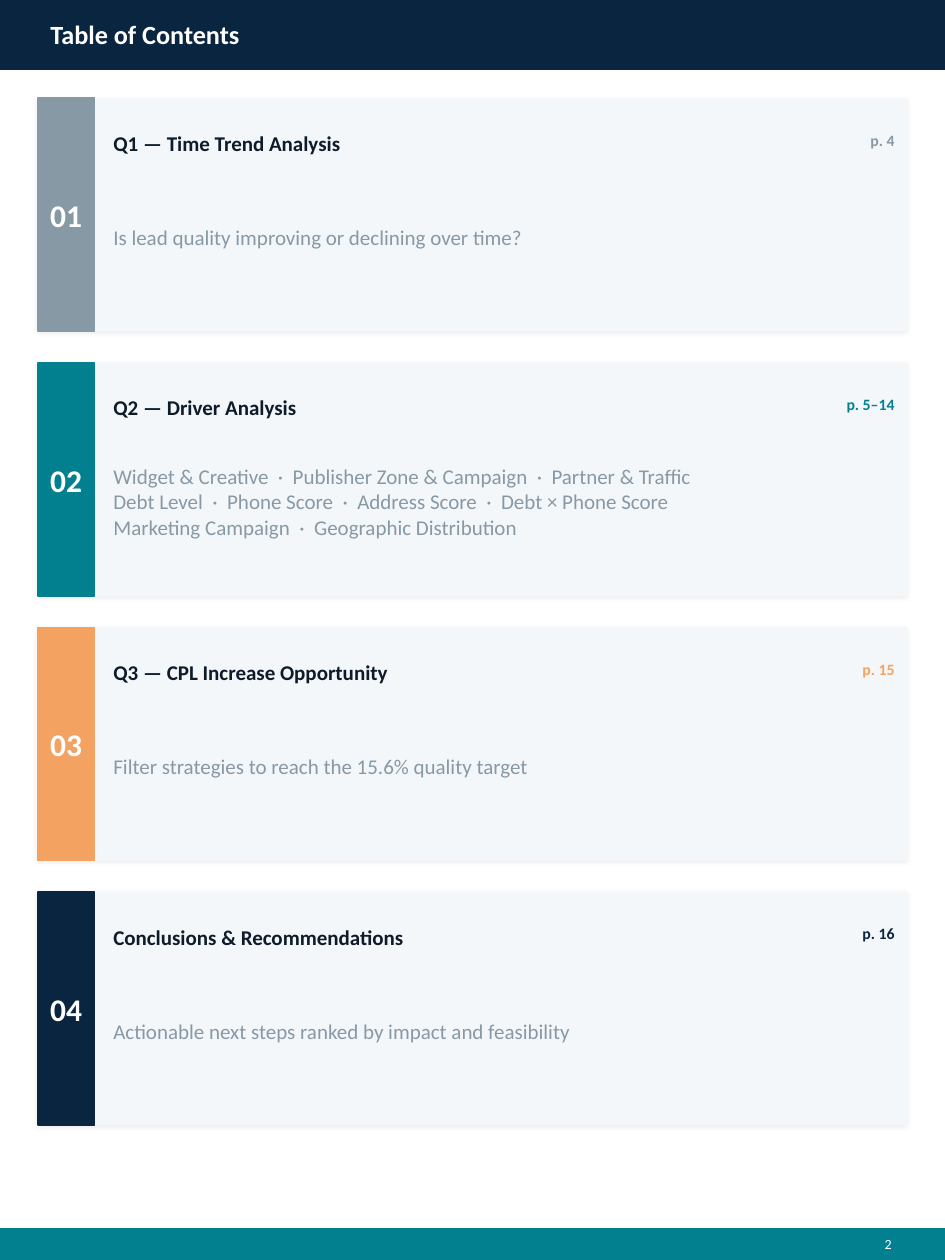
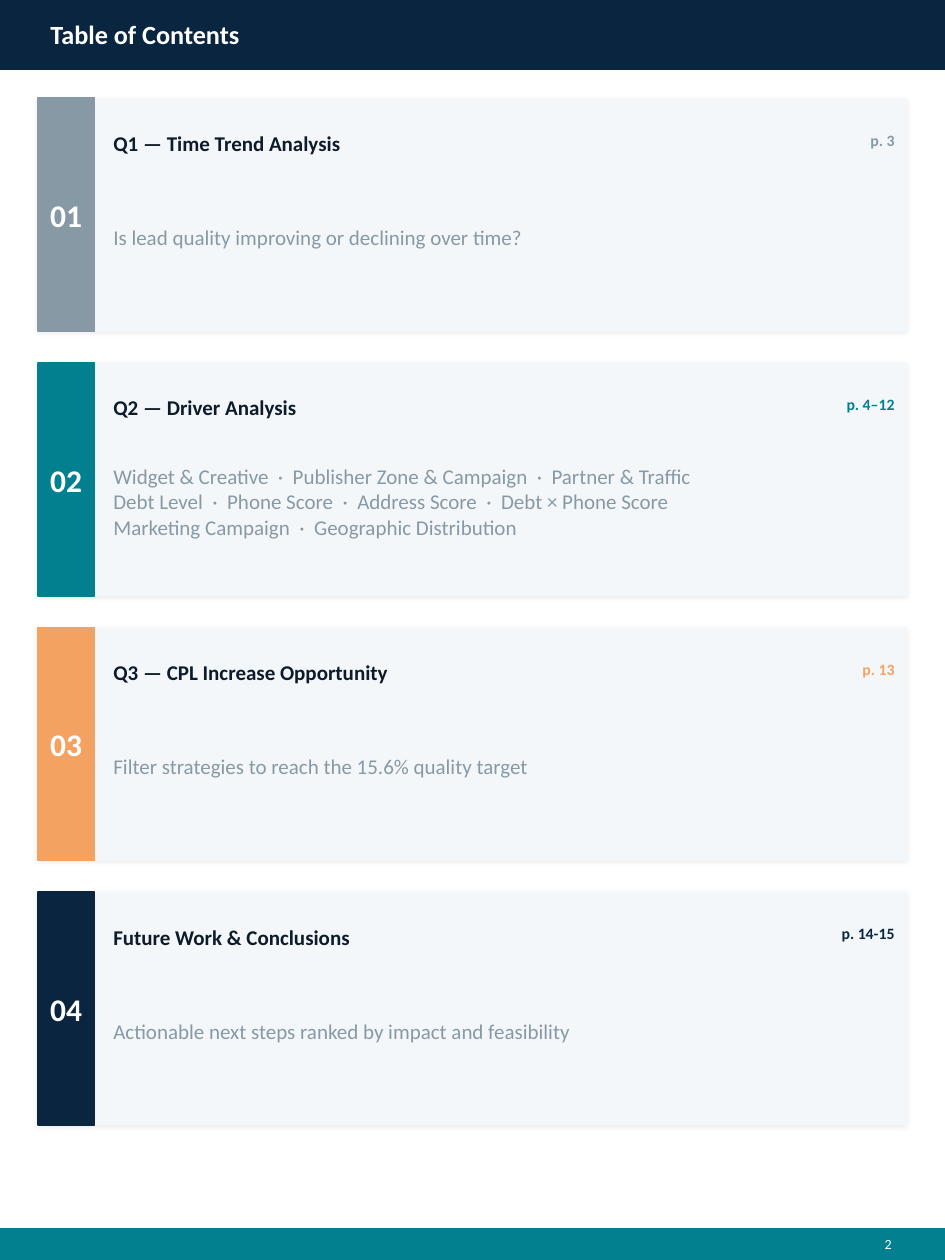
Before and after one commit to xzhu411/Aarki, a slide deck: slide 2 of aarki_lead_quality_report.pptx. Drawn at 945x1260 pixels with LibreOffice and Linux fonts; fonts in the diff are those of the drawing. Boxes give left, top, right and bottom in pixels: in the first picture for what was removed or moved away, otherwise in the second. Text is boxed around its words. In the diff, an @@ line names an element or a change of style, - is before the commit and + after.

```diff
--- a/aarki_lead_quality_report.pptx
+++ b/aarki_lead_quality_report.pptx
@@ text at box(870, 136, 895, 149): text changed @@
-p. 4
+p. 3
@@ text at box(847, 399, 895, 413): text changed @@
-p. 5–14
+p. 4–12
@@ text at box(862, 664, 895, 678): text changed @@
-p. 15
+p. 13
@@ text at box(842, 928, 895, 942): text changed @@
-p. 16
+p. 14-15
@@ text at box(113, 930, 349, 945): text changed @@
-Conclusions & Recommendations
+Future Work & Conclusions
```
Also in this commit, not shown: 7 other slides changed, 1 slide added, 1 other file.
